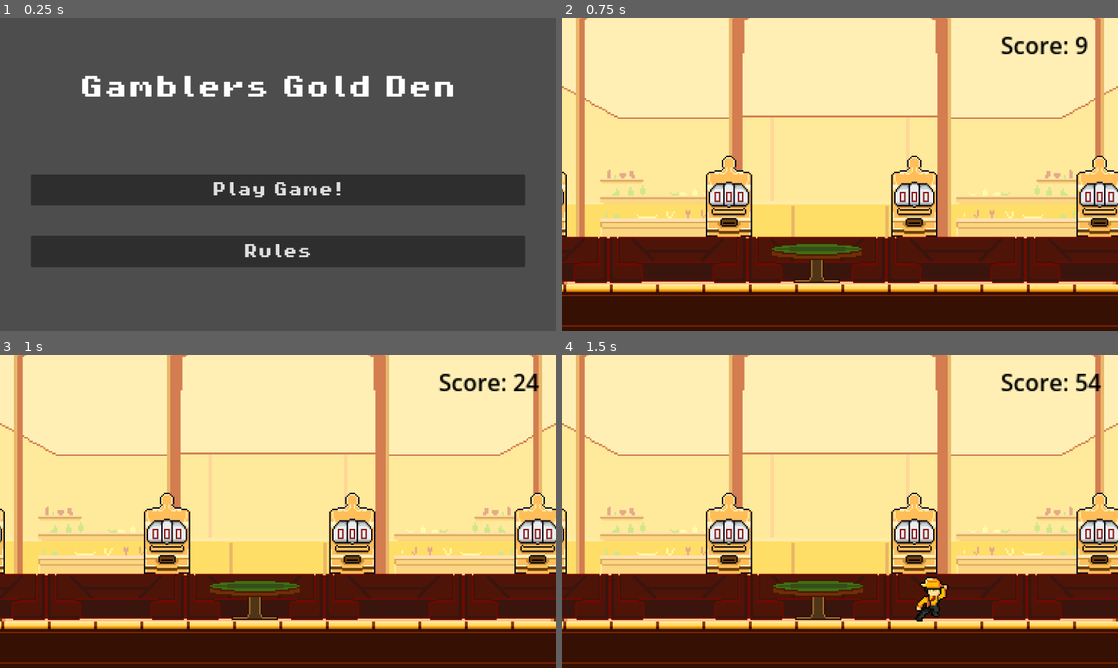
Above: before the commit, frames 1-4 (two rows, left to right).
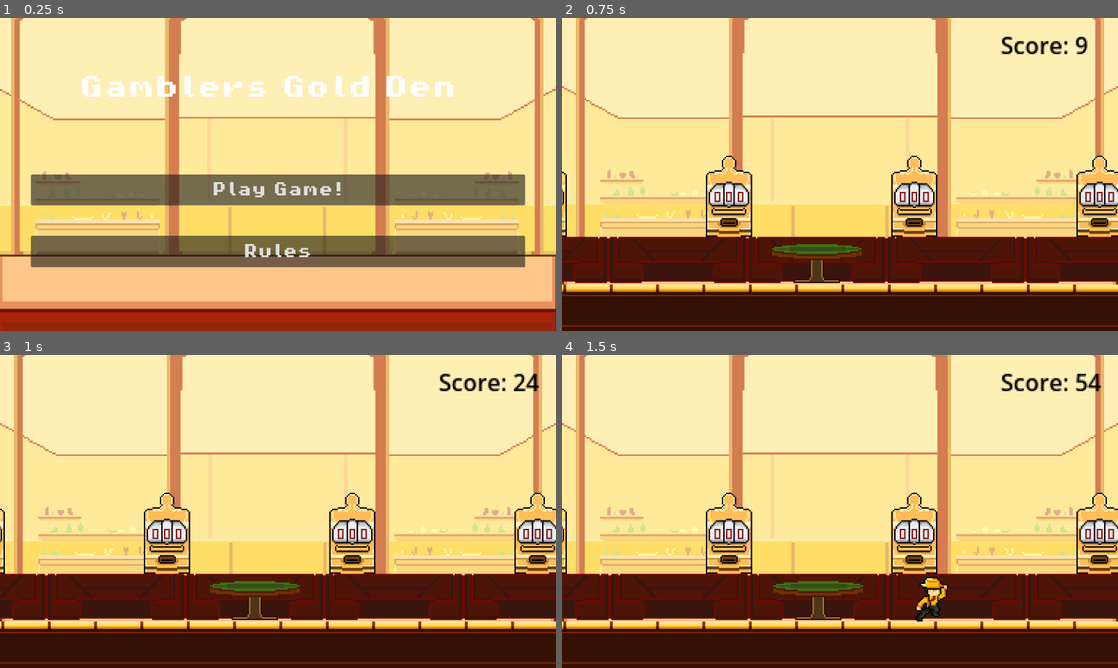
Above: after the commit, the same moments.

Repository: Ruilesser/GamePop
Game: Godot game, scene res://scenes/game/Start_Menu.tscn
Same seed, same stepped clock (60 frames per second), same inputs: the game is played once before the commit and once after it.
Inputs:
- Up to frame 1 (0.25 s): no input
- Up to frame 2 (0.75 s): click "Play Game!" at 0.5 s
- Up to frame 3 (1 s): no input
- Up to frame 4 (1.5 s): tap Enter (ui_accept) at 1.25 s; hold Right (ui_right) from 1.28 s (still down)

The runs differ from the first frame. In frame 1, 98% of the frame differs, in the area x 0-100%, y 0-100%; in frame 2, nothing differs; in frame 3, nothing differs; in frame 4, nothing differs.

Commit message:
Added rules to main menu

Diff:
--- a/scenes/game/Start_Menu.tscn
+++ b/scenes/game/Start_Menu.tscn
@@ -1,13 +1,28 @@
-[gd_scene load_steps=6 format=3 uid="uid://yfdab0yowhhh"]
+[gd_scene load_steps=7 format=3 uid="uid://yfdab0yowhhh"]
 
 [ext_resource type="Script" path="res://scenes/game/Start_Button.gd" id="1_vc1sg"]
 [ext_resource type="Script" path="res://scenes/game/Rules_Menu_button.gd" id="1_xksma"]
 [ext_resource type="FontFile" uid="uid://cctbg6lhfjm4p" path="res://assets/fonts/PixelOperator8-Bold.ttf" id="2_8eqcy"]
-[ext_resource type="Texture2D" uid="uid://cihu3qwi3nwtr" path="res://assets/backgrounds/full_moon.png" id="2_rdxd0"]
+[ext_resource type="Texture2D" uid="uid://dodcpak6xrcbm" path="res://assets/backgrounds/Menu.png" id="3_n5bxi"]
+[ext_resource type="Texture2D" uid="uid://cw5e86se5b55a" path="res://assets/backgrounds/BG.png" id="5_r1td8"]
 
 [sub_resource type="Shortcut" id="Shortcut_fxhpf"]
 
 [node name="StartMenu" type="Node2D"]
+
+[node name="TextureRect" type="TextureRect" parent="."]
+anchors_preset = 15
+anchor_right = 1.0
+anchor_bottom = 1.0
+offset_left = -582.0
+offset_top = -325.0
+offset_right = 579.0
+offset_bottom = 397.0
+grow_horizontal = 2
+grow_vertical = 2
+size_flags_horizontal = 4
+size_flags_vertical = 4
+texture = ExtResource("5_r1td8")
 
 [node name="settings button" type="Button" parent="."]
 visible = false
@@ -61,7 +76,7 @@
 grow_horizontal = 2
 grow_vertical = 2
 mouse_filter = 2
-texture = ExtResource("2_rdxd0")
+texture = ExtResource("3_n5bxi")
 metadata/_edit_use_anchors_ = true
 
 [node name="start button" type="Button" parent="rules button"]
Binary file added: assets/backgrounds/Menu.png
Not shown, added: assets/backgrounds/Menu.png.import
